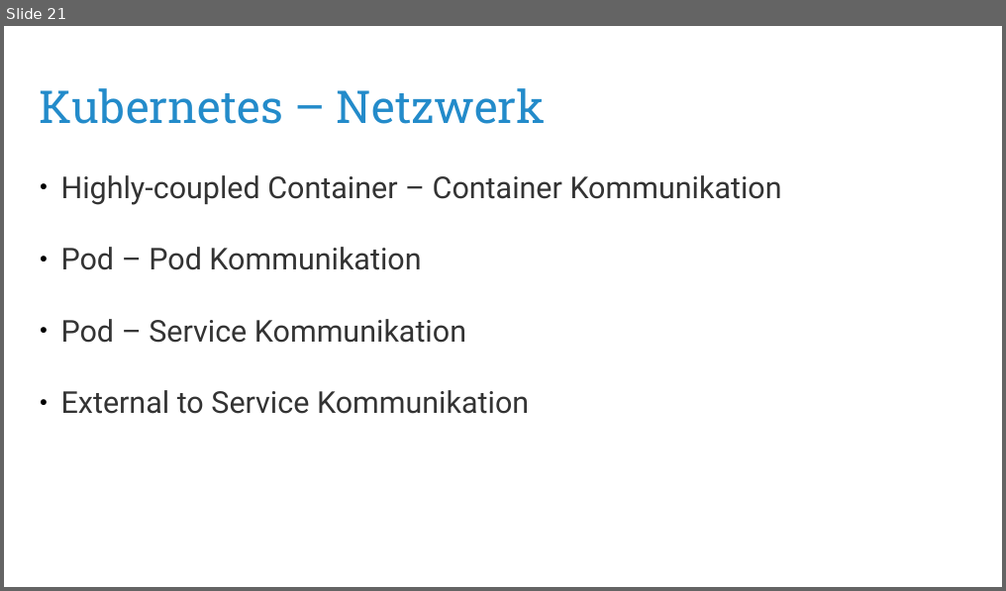
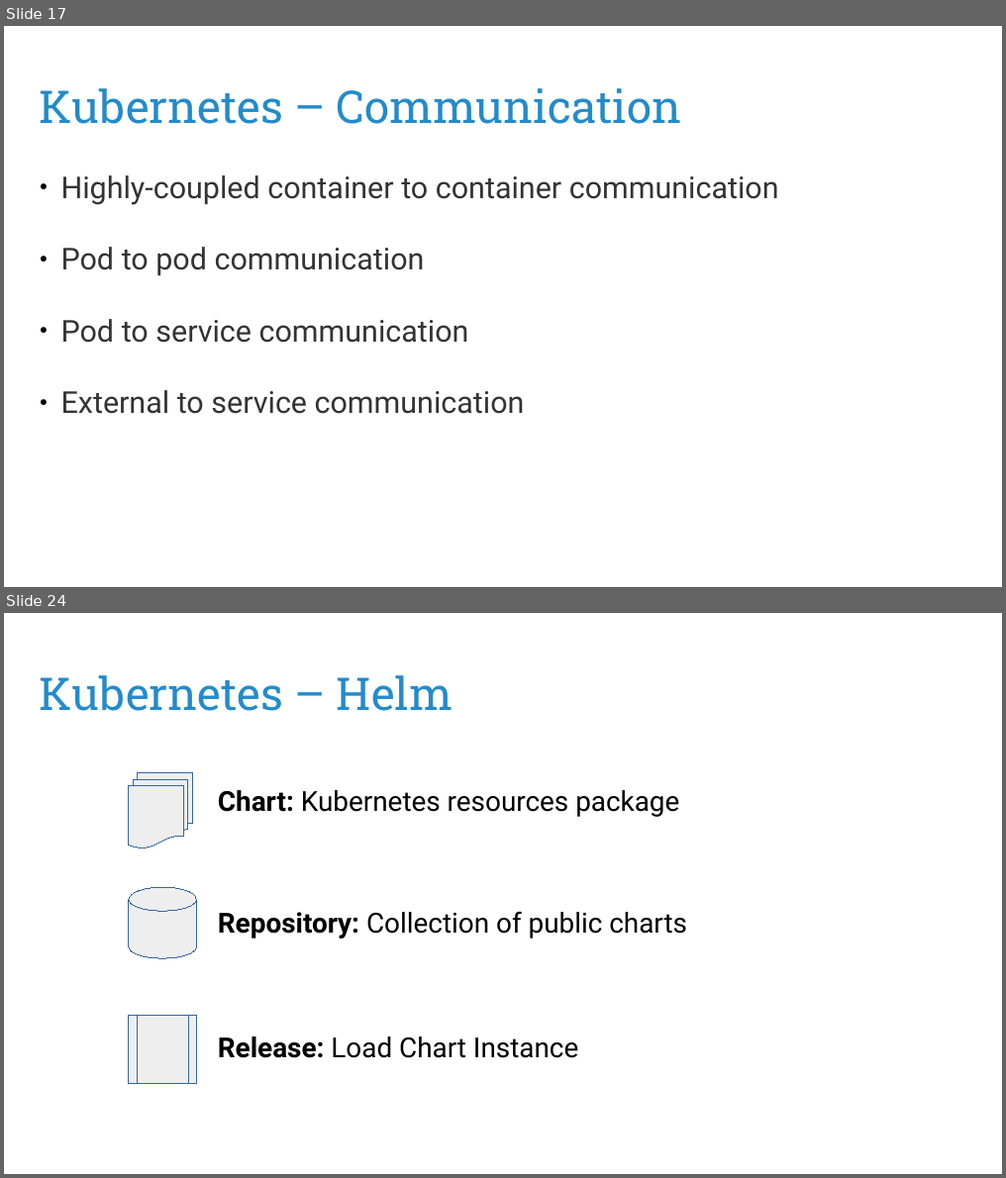
Before and after one commit to puzzle/kubernetes-techlab, a slide deck: presentation/kubernetes-workshop.odp. Shown one above the other, each under a label of ours: slide 21 before the commit, slides 17 and 24 after it; the slides between them are not shown. The pictures are 1006x591 and 1006x1178 pixels, drawn with LibreOffice and Linux fonts; fonts in the diff are those of the drawing. Boxes give left, top, right and bottom in pixels: in the first picture for what was removed or moved away, otherwise in the second. Text is boxed around its words. In the diff, an @@ line names an element or a change of style, - is before the commit and + after.

```diff
--- a/presentation/kubernetes-workshop.odp
+++ b/presentation/kubernetes-workshop.odp
@@ slide 24 added at <box>4,613,1002,1174</box>, background #FFFFFF @@
@@ title added at <box>40,675,452,711</box>, 36 pt, text #238BCA @@
+Kubernetes – Helm
@@ flow chart multidocument added at <box>129,773,193,849</box>, fill #EEEEEE, outline #3465A4 0 pt @@
@@ text added at <box>218,790,679,817</box>, 22 pt, text #000000 @@
+Chart: Kubernetes resources package
@@ cylinder added at <box>129,887,197,959</box>, fill #EEEEEE, outline #3465A4 0 pt @@
@@ text added at <box>218,911,687,939</box>, 22 pt, text #000000 @@
+Repository: Collection of public charts
@@ rectangle added at <box>129,1016,197,1084</box>, fill #EEEEEE, outline #3465A4 0 pt @@
@@ rectangle added at <box>137,1016,189,1084</box>, fill #EEEEEE, outline #3465A4 0 pt @@
@@ text added at <box>218,1037,578,1059</box>, 22 pt, text #000000 @@
+Release: Load Chart Instance
@@ what was slide 21 is now slide 17 @@
@@ slide 17 changed as well @@
@@ title at <box>40,88,682,124</box>: text changed @@
-Kubernetes – Netzwerk
+Kubernetes – Communication
@@ text at <box>61,175,779,414</box>: text changed @@
-● Highly-coupled Container – Container Kommunikation
-● Pod – Pod Kommunikation
-● Pod – Service Kommunikation
-● External to Service Kommunikation
+● Highly-coupled container to container communication
+● Pod to pod communication
+● Pod to service communication
+● External to service communication
```
Also in this commit, not shown: 8 other slides changed, 16 other slides added, 21 slides removed, 1 other file.
